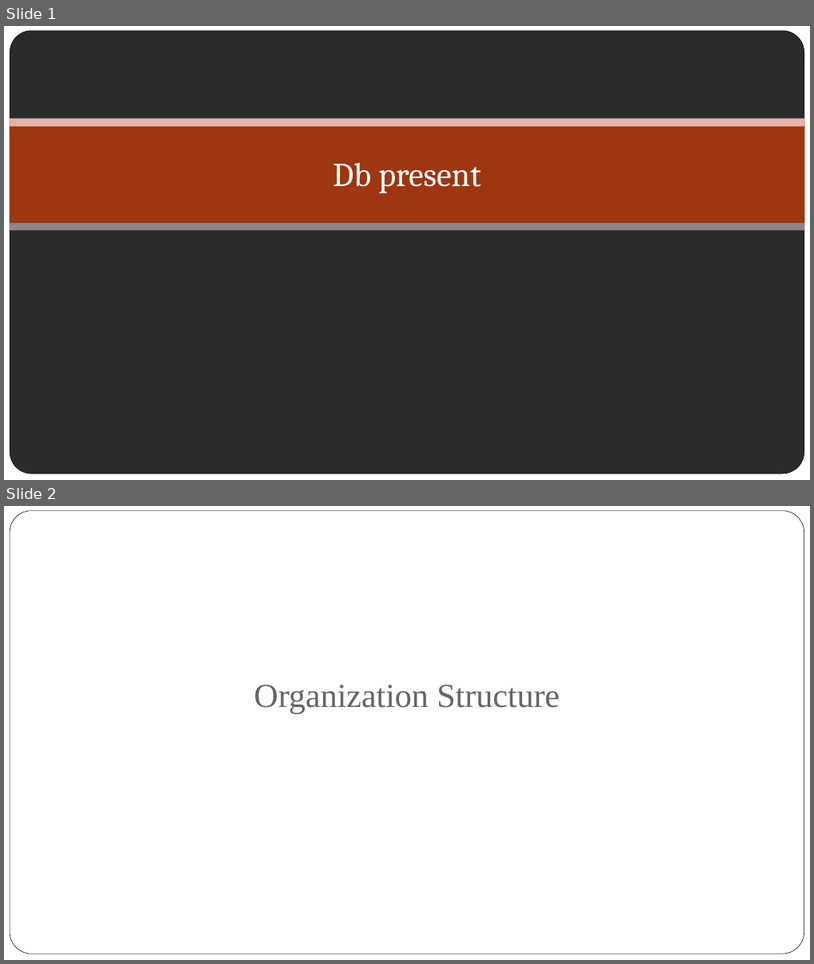
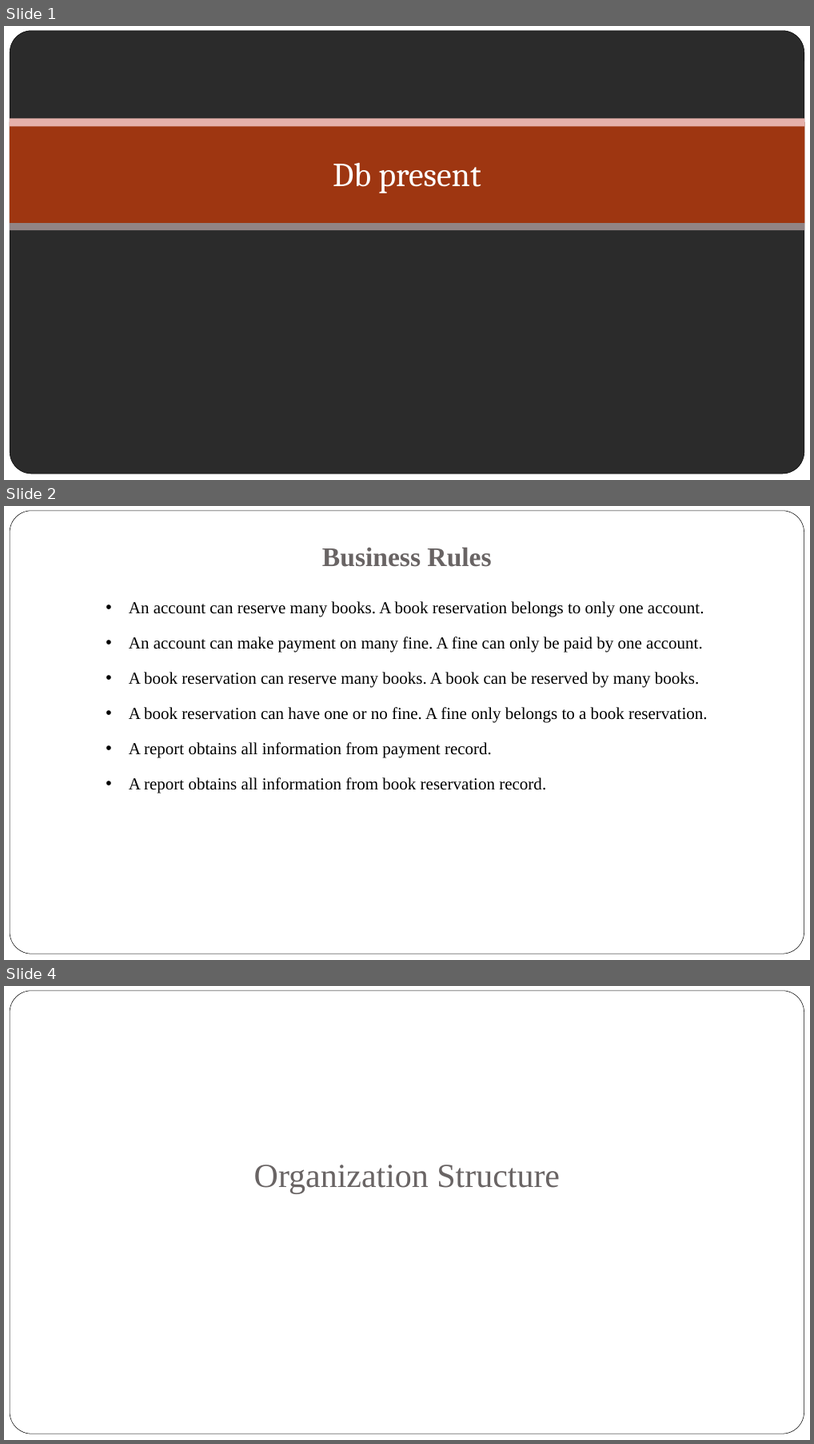
Before and after one commit to jyu1129/Database-Assignment, a slide deck: Presentation/Database Assignment.pptx. Shown one above the other, each under a label of ours: slides 1 and 2 before the commit, slides 1, 2 and 4 after it; the slides between them are not shown. The pictures are 814x964 and 814x1444 pixels, drawn with LibreOffice and Linux fonts; fonts in the diff are those of the drawing; background and template pictures are left out; a plain dark background stands for a picture behind light text. Boxes give left, top, right and bottom in pixels: in the first picture for what was removed or moved away, otherwise in the second. Text is boxed around its words. In the diff, an @@ line names an element or a change of style, - is before the commit and + after.

Commit message:
Business Rules and ERD

```diff
--- a/Presentation/Database Assignment.pptx
+++ b/Presentation/Database Assignment.pptx
@@ slide 2 added at [4,506,810,960], background picture (left out); not listed: 1 template element that a slide beside it also shows @@
@@ title added at [322,547,491,567], 32 pt, text #696464, bold @@
+Business Rules
@@ text added at [129,601,708,793], 20 pt, text #000000 @@
+• An account can reserve many books. A book reservation belongs to only one account.
+• An account can make payment on many fine. A fine can only be paid by one account.
+• A book reservation can reserve many books. A book can be reserved by many books.
+• A book reservation can have one or no fine. A fine only belongs to a book reservation.
+• A report obtains all information from payment record.
+• A report obtains all information from book reservation record.
@@ what was slide 2 is now slide 4 @@
```
Also in this commit, not shown: 1 other slide added.
